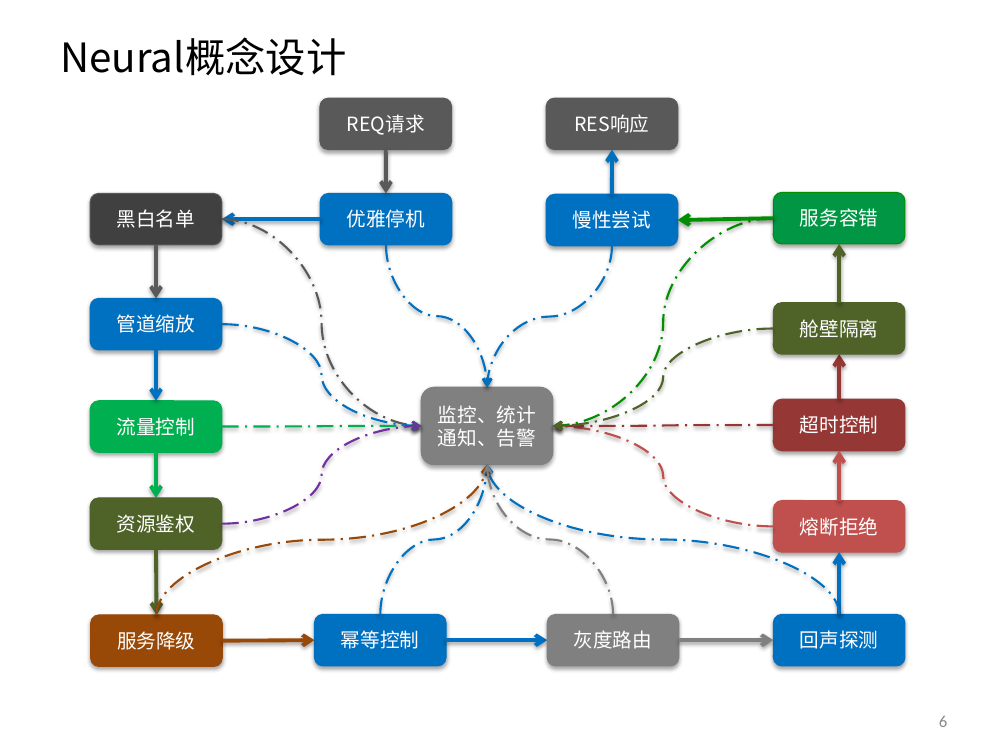
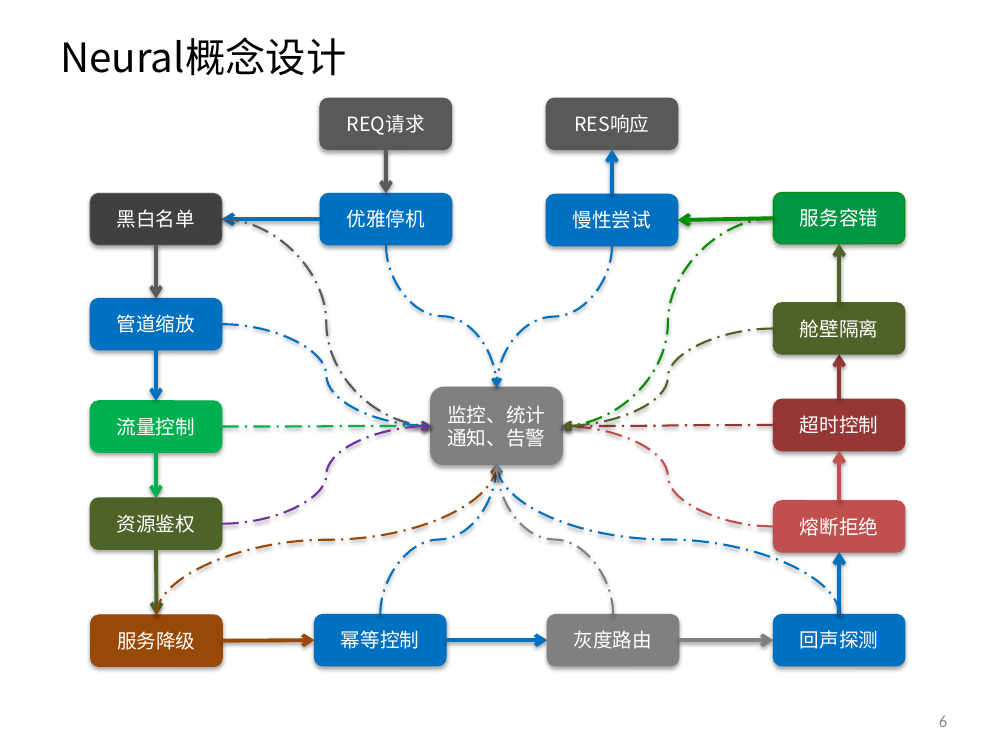
Before and after one commit to yessur3808/neural, a slide deck: slide 6 of docs/Neural_设计方案_V1.3.pptx. Drawn at 1008x756 pixels with LibreOffice and Linux fonts; fonts in the diff are those of the drawing. Boxes give left, top, right and bottom in pixels: in the first picture for what was removed or moved away, otherwise in the second. Text is boxed around its words. In the diff, an @@ line names an element or a change of style, - is before the commit and + after.

Commit message:
方案设计

```diff
--- a/docs/Neural_设计方案_V1.3.pptx
+++ b/docs/Neural_设计方案_V1.3.pptx
@@ curved arrow moved from (222, 219) - (421, 426) to (222, 219) - (430, 426) @@
@@ curved arrow moved from (773, 218) - (553, 426) to (773, 218) - (562, 426) @@
@@ curved arrow moved from (386, 245) - (487, 387) to (386, 245) - (497, 387) @@
@@ curved arrow moved from (612, 246) - (487, 387) to (612, 246) - (497, 387) @@
@@ curved arrow moved from (222, 325) - (421, 426) to (222, 325) - (430, 426) @@
@@ curved arrow moved from (773, 329) - (553, 426) to (773, 329) - (562, 426) @@
@@ rounded rectangle "监控、统计": place and size @@
-rounded rectangle "监控、统计" at <box>421,387,553,465</box>
+rounded rectangle "监控、统计" at <box>430,387,562,465</box>
@@ curved arrow moved from (222, 524) - (421, 426) to (222, 524) - (430, 426) @@
@@ curved arrow moved from (222, 426) - (421, 426) to (222, 426) - (430, 426) @@
@@ curved arrow moved from (773, 526) - (553, 426) to (773, 526) - (562, 426) @@
@@ curved arrow moved from (773, 425) - (553, 426) to (773, 425) - (562, 426) @@
@@ curved arrow moved from (156, 615) - (487, 465) to (156, 615) - (497, 465) @@
@@ curved arrow moved from (380, 615) - (487, 465) to (380, 615) - (497, 465) @@
@@ curved arrow moved from (840, 615) - (487, 465) to (840, 615) - (497, 465) @@
@@ curved arrow moved from (613, 615) - (487, 465) to (613, 615) - (497, 465) @@
```
Also in this commit, not shown: 16 other slides changed, 2 slides added, 15 slides removed.
